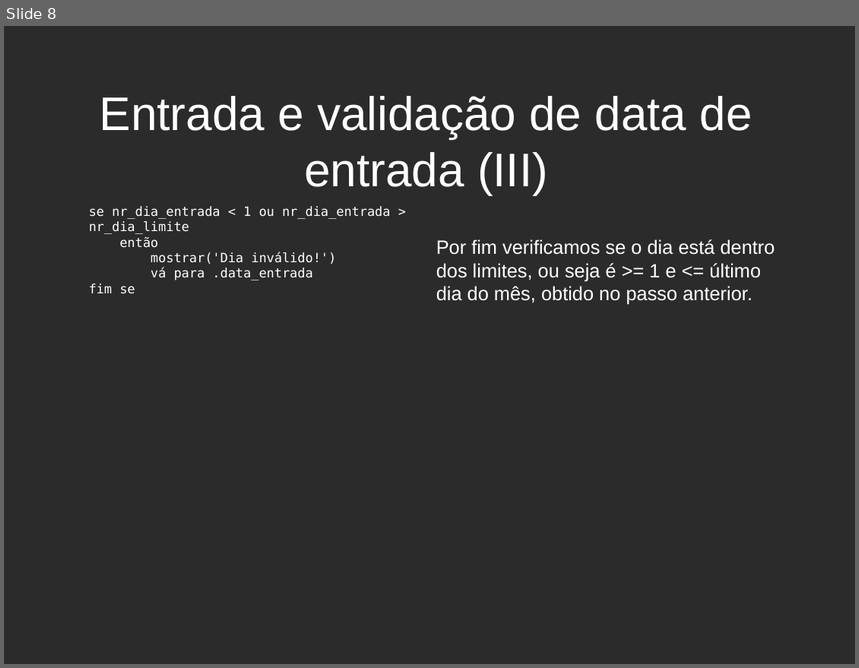
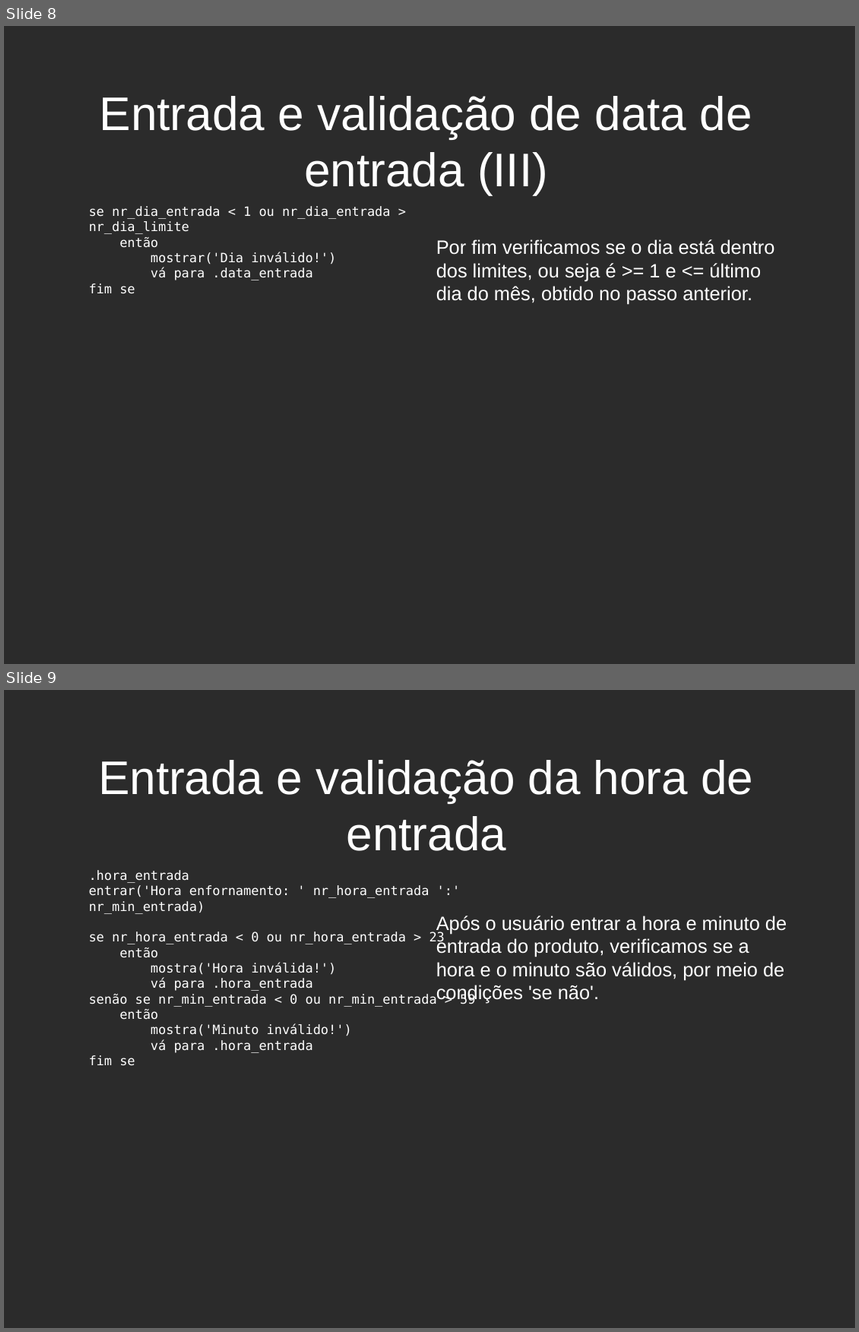
Before and after one commit to joaodubas/cursoUnip, a slide deck: docs/periodo_01/logica/programa_figueiredo.odp. Shown one above the other, each under a label of ours: slide 8 before the commit, slides 8 and 9 after it. The pictures are 859x668 and 859x1332 pixels, drawn with LibreOffice and Linux fonts; fonts in the diff are those of the drawing; background and template pictures are left out; a plain dark background stands for a picture behind light text. Boxes give left, top, right and bottom in pixels: in the first picture for what was removed or moved away, otherwise in the second. Text is boxed around its words. In the diff, an @@ line names an element or a change of style, - is before the commit and + after.

```diff
--- a/docs/periodo_01/logica/programa_figueiredo.odp
+++ b/docs/periodo_01/logica/programa_figueiredo.odp
@@ slide 9 added at bbox=[4, 690, 855, 1328], background picture (left out) @@
@@ title added at bbox=[98, 760, 753, 851], 44 pt, text #FFFFFF @@
+Entrada e validação da hora de entrada
@@ text added at bbox=[89, 870, 475, 1066], 12 pt, text #FFFFFF @@
+.hora_entrada
+entrar('Hora enfornamento: ' nr_hora_entrada ':' nr_min_entrada)
+se nr_hora_entrada < 0 ou nr_hora_entrada > 23
+então
+mostra('Hora inválida!')
+vá para .hora_entrada
+senão se nr_min_entrada < 0 ou nr_min_entrada > 59
+então
+mostra('Minuto inválido!')
+vá para .hora_entrada
+fim se
@@ text added at bbox=[436, 916, 787, 1000], 18 pt, text #FFFFFF @@
+Após o usuário entrar a hora e minuto de entrada do produto, verificamos se a hora e o minuto são válidos, por meio de condições 'se não'.
```
Also in this commit, not shown: 5 other slides added.
